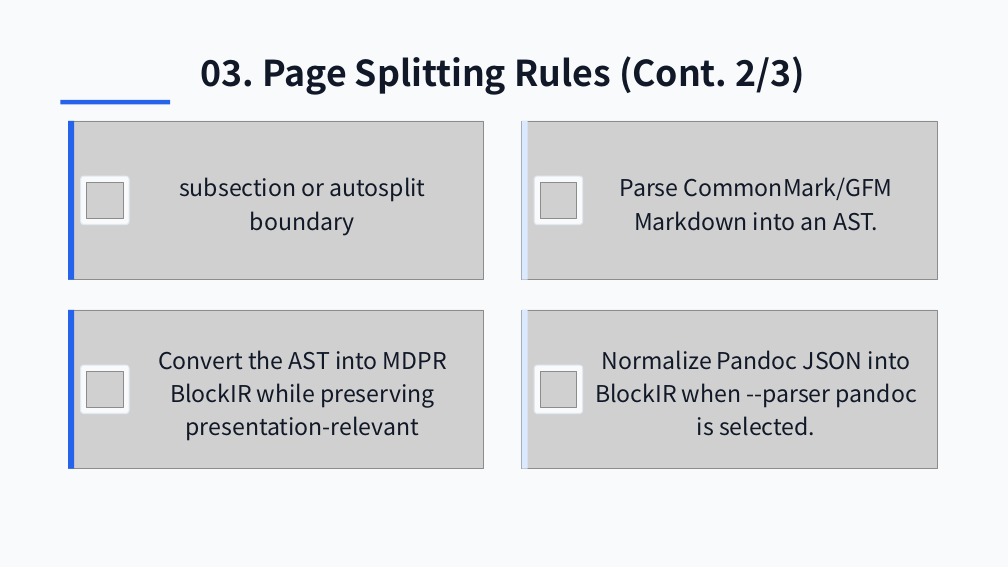
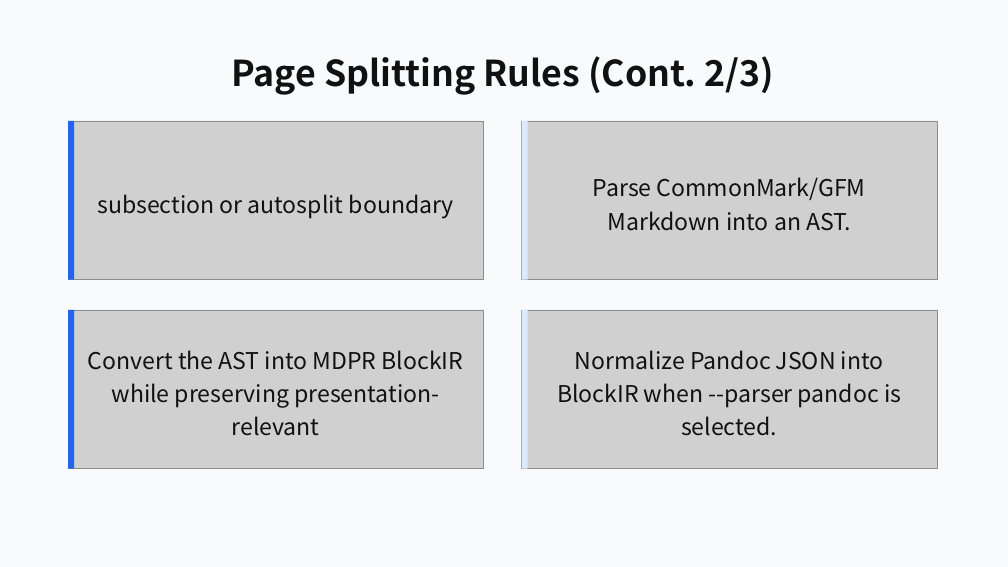
Before and after one commit to ch040602/mdpr-skill, a slide deck: slide 10 of artifacts/mdpr-vs-skill/mdpr-baseline-result.pptx (slide 22 before the commit). Drawn at 1008x567 pixels with LibreOffice and Linux fonts; fonts in the diff are those of the drawing; grey boxes stand for pictures. Boxes give left, top, right and bottom in pixels: in the first picture for what was removed or moved away, otherwise in the second. Text is boxed around its words. In the diff, an @@ line names an element or a change of style, - is before the commit and + after.

```diff
--- a/artifacts/mdpr-vs-skill/mdpr-baseline-result.pptx
+++ b/artifacts/mdpr-vs-skill/mdpr-baseline-result.pptx
@@ text at [231, 56, 774, 95]: text changed; text colour #111827 to #111111 @@
-03. Page Splitting Rules (Cont. 2/3)
+Page Splitting Rules (Cont. 2/3)
@@ rectangle removed at [60, 100, 170, 104] @@
@@ rounded rectangle removed at [81, 176, 129, 225] @@
@@ rounded rectangle removed at [535, 176, 583, 225] @@
@@ text "Parse CommonMark/GFM Markdown into an ...": place and size @@
-text "Parse CommonMark/GFM Markdown into an ..." at [620, 177, 893, 231]
+text "Parse CommonMark/GFM Markdown into an ..." at [593, 177, 866, 231]
@@ text colour #111827 to #111111 in 4 elements at [593, 177, 866, 231], [88, 350, 464, 436], [557, 350, 901, 436], [97, 194, 454, 219] @@
@@ text "subsection or autosplit boundary": place and size @@
-text "subsection or autosplit boundary" at [179, 177, 426, 235]
+text "subsection or autosplit boundary" at [97, 194, 454, 219]
@@ picture removed at [87, 182, 123, 219] @@
@@ picture removed at [541, 182, 577, 219] @@
@@ text "Convert the AST into MDPR ...": place and size @@
-text "Convert the AST into MDPR ..." at [158, 350, 447, 441]
+text "Convert the AST into MDPR ..." at [88, 350, 464, 436]
@@ text "Normalize Pandoc JSON into BlockIR ...": place and size @@
-text "Normalize Pandoc JSON into BlockIR ..." at [595, 350, 917, 436]
+text "Normalize Pandoc JSON into BlockIR ..." at [557, 350, 901, 436]
@@ rounded rectangle removed at [81, 365, 129, 414] @@
@@ picture removed at [87, 371, 123, 408] @@
@@ rounded rectangle removed at [535, 365, 583, 414] @@
@@ picture removed at [541, 371, 577, 408] @@
```
Also in this commit, not shown: 32 other slides changed, 2 slides added, 13 slides removed, 22 other files.
